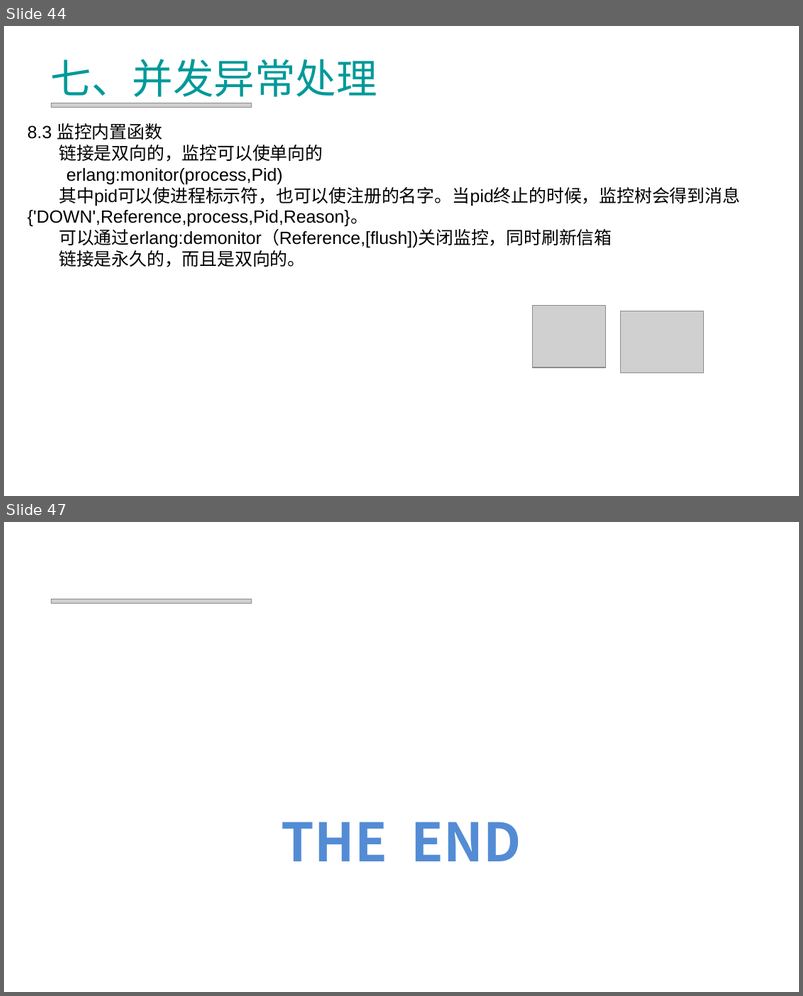
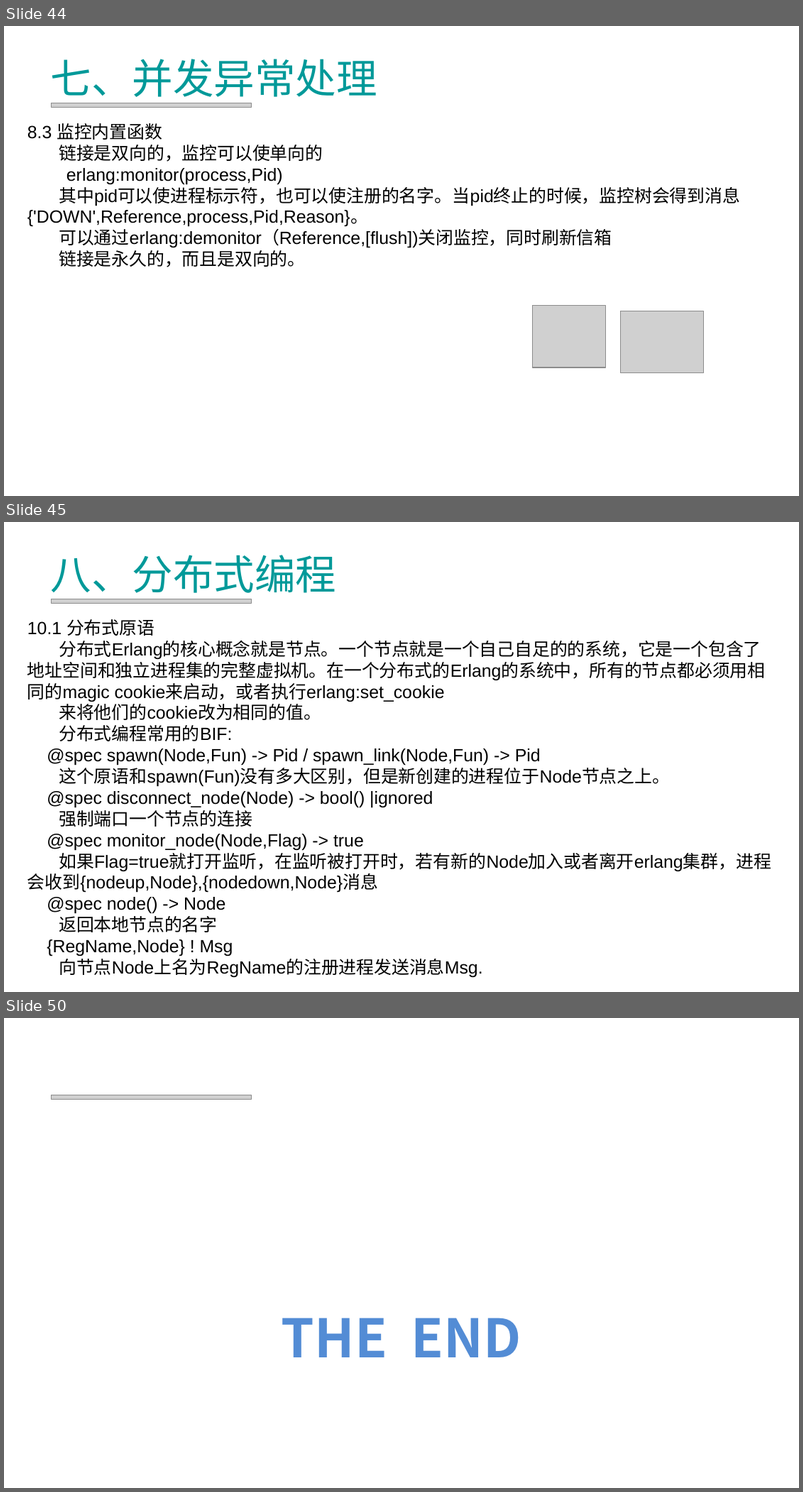
Before and after one commit to RockeyHoo/erlang, a slide deck: common/src/Erlang.ppt. Shown one above the other, each under a label of ours: slides 44 and 47 before the commit, slides 44, 45 and 50 after it; the slides between them are not shown. The pictures are 803x996 and 803x1492 pixels, drawn with LibreOffice and Linux fonts; fonts in the diff are those of the drawing; grey boxes stand for pictures; background and template pictures are left out. Boxes give left, top, right and bottom in pixels: in the first picture for what was removed or moved away, otherwise in the second. Text is boxed around its words. In the diff, an @@ line names an element or a change of style, - is before the commit and + after.

```diff
--- a/common/src/Erlang.ppt
+++ b/common/src/Erlang.ppt
@@ slide 45 added at (4,522,799,992), background picture (left out) @@
@@ title added at (51,555,336,600), 37 pt, text #009999 @@
+八、分布式编程
@@ picture added at (51,599,251,603) @@
@@ text added at (27,619,772,977), 16 pt, text #000000 @@
+10.1 分布式原语
+分布式Erlang的核心概念就是节点。一个节点就是一个自己自足的的系统，它是一个包含了地址空间和独立进程集的完整虚拟机。在一个分布式的Erlang的系统中，所有的节点都必须用相同的magic cookie来启动，或者执行erlang:set_cookie
+来将他们的cookie改为相同的值。
+分布式编程常用的BIF:
+@spec spawn(Node,Fun) -> Pid / spawn_link(Node,Fun) -> Pid
+这个原语和spawn(Fun)没有多大区别，但是新创建的进程位于Node节点之上。
+@spec disconnect_node(Node) -> bool() |ignored
+强制端口一个节点的连接
+@spec monitor_node(Node,Flag) -> true
+如果Flag=true就打开监听，在监听被打开时，若有新的Node加入或者离开erlang集群，进程会收到{nodeup,Node},{nodedown,Node}消息
+@spec node() -> Node
+返回本地节点的名字
+{RegName,Node} ! Msg
+向节点Node上名为RegName的注册进程发送消息Msg.
@@ what was slide 47 is now slide 50 @@
```
Also in this commit, not shown: 1 slide changed, 3 other slides added, 1 slide removed.
